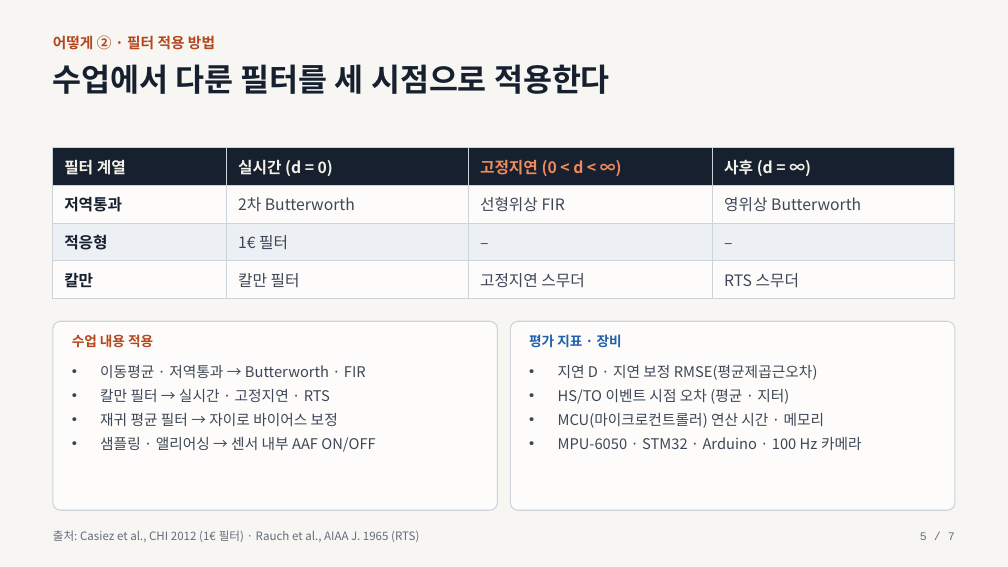
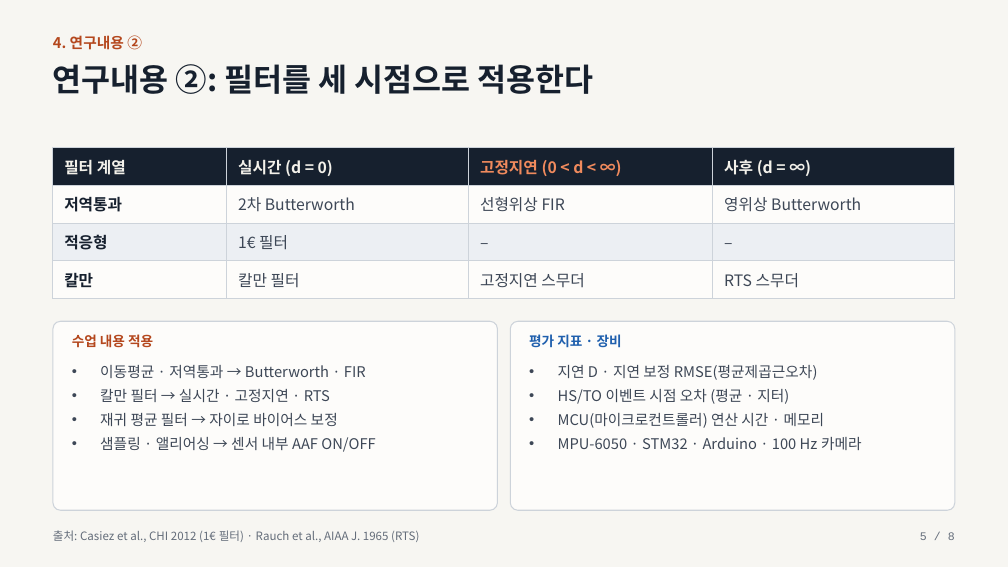
Before and after one commit to everyss/26-2_Sensors_Actuators, a slide deck: slide 5 of slides/midterm_presentation.pptx. Drawn at 1008x567 pixels with LibreOffice and Linux fonts; fonts in the diff are those of the drawing. Boxes give left, top, right and bottom in pixels: in the first picture for what was removed or moved away, otherwise in the second. Text is boxed around its words. In the diff, an @@ line names an element or a change of style, - is before the commit and + after.

```diff
--- a/slides/midterm_presentation.pptx
+++ b/slides/midterm_presentation.pptx
@@ text at bbox=[53, 35, 142, 50]: text changed @@
-어떻게 ② · 필터 적용 방법
+4. 연구내용 ②
@@ text at bbox=[53, 64, 594, 94]: text changed @@
-수업에서 다룬 필터를 세 시점으로 적용한다
+연구내용 ②: 필터를 세 시점으로 적용한다
@@ text at bbox=[920, 532, 955, 540]: text changed @@
-5 / 7
+5 / 8
```
Also in this commit, not shown: 6 other slides changed, 1 slide added, 3 other files.
